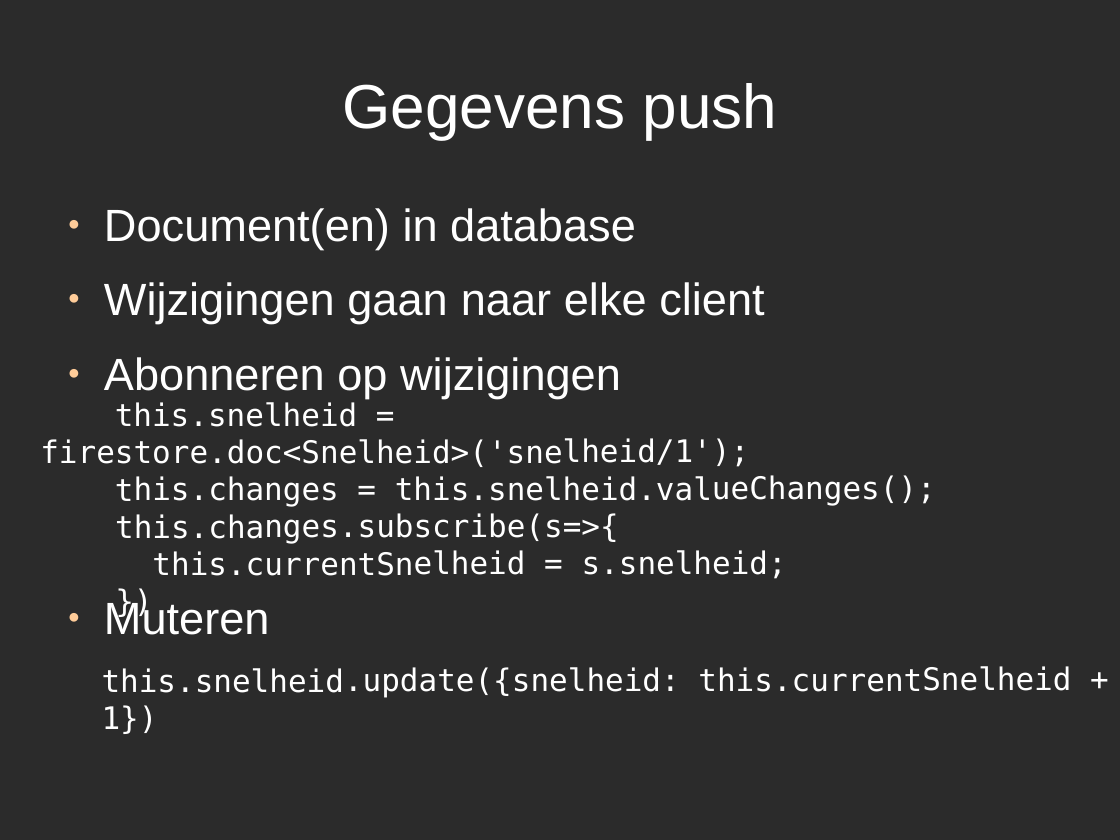
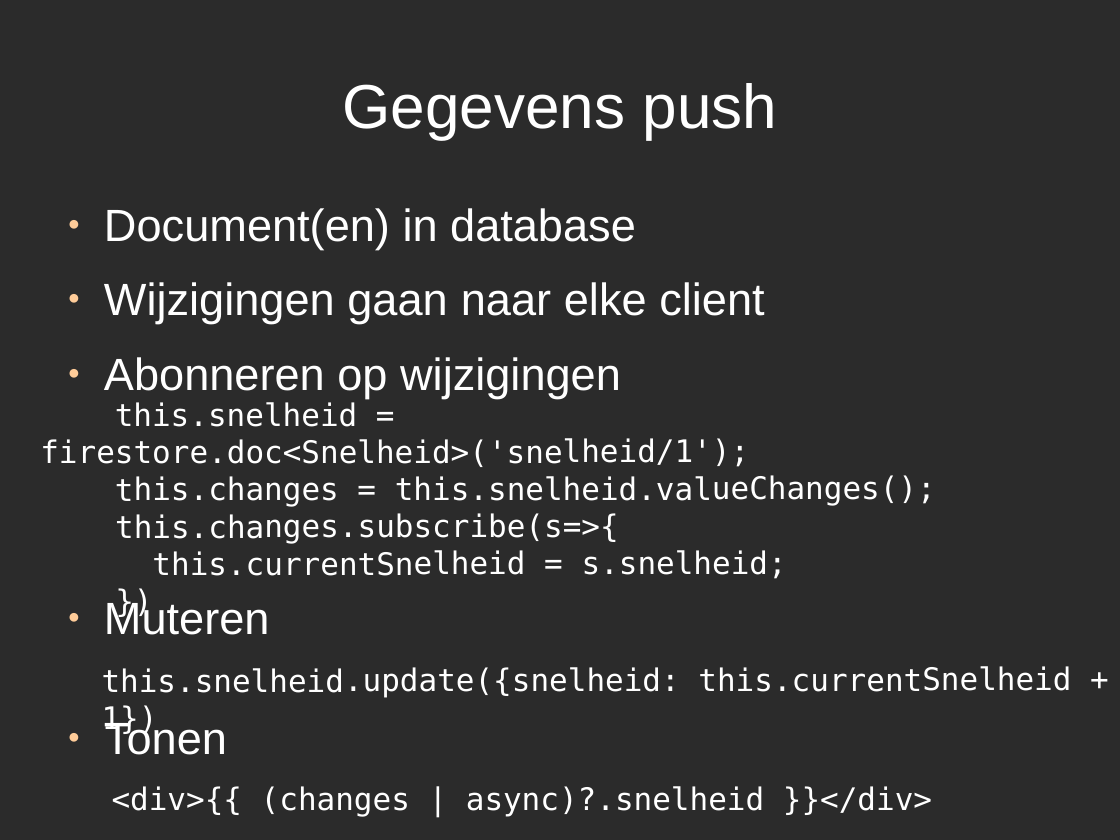
Before and after one commit to jwiggers/demo1, a slide deck: slide 20 of Workshop_Websockets.odp (slide 18 before the commit). Drawn at 1120x840 pixels with LibreOffice and Linux fonts; fonts in the diff are those of the drawing; background and template pictures are left out; a plain dark background stands for a picture behind light text. Boxes give left, top, right and bottom in pixels: in the first picture for what was removed or moved away, otherwise in the second. Text is boxed around its words. In the diff, an @@ line names an element or a change of style, - is before the commit and + after.

```diff
--- a/Workshop_Websockets.odp
+++ b/Workshop_Websockets.odp
@@ text added at bbox=[104, 719, 227, 755], 32 pt, text #FFFFFF @@
+● Tonen
@@ text added at bbox=[112, 786, 932, 817], 22 pt, text #FFFFFF @@
+<div>{{ (changes | async)?.snelheid }}</div>
```
Also in this commit, not shown: 1 other slide changed, 2 slides added.
